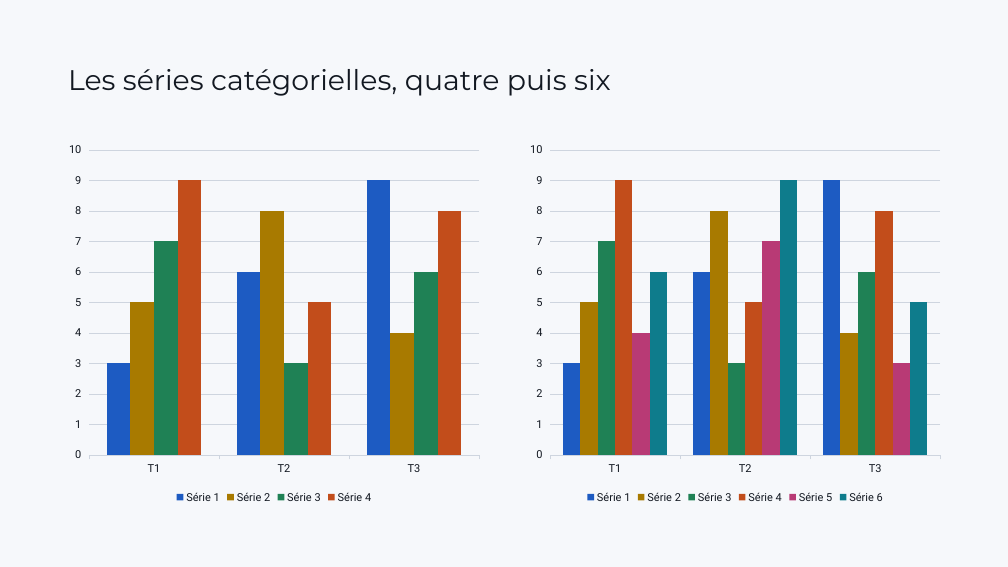
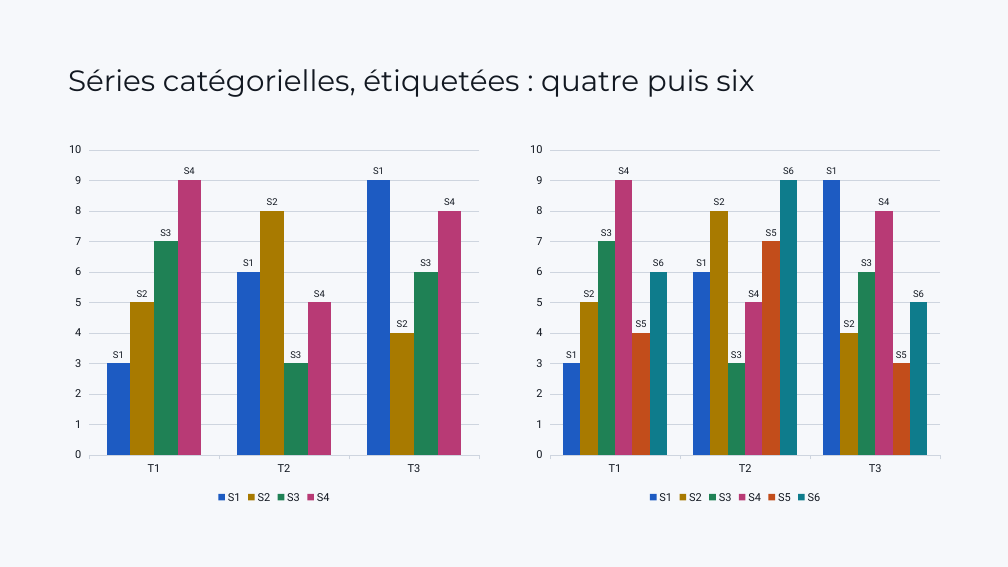
Before and after one commit to Aliquanto3/charte-generique, a slide deck: slide 3 of specimens/office/sortie/deck.pptx. Drawn at 1008x567 pixels with LibreOffice and Linux fonts; fonts in the diff are those of the drawing. Boxes give left, top, right and bottom in pixels: in the first picture for what was removed or moved away, otherwise in the second. Text is boxed around its words. In the diff, an @@ line names an element or a change of style, - is before the commit and + after.

```diff
--- a/specimens/office/sortie/deck.pptx
+++ b/specimens/office/sortie/deck.pptx
@@ title at (68, 69, 754, 97): text changed; size 27 to 28 pt @@
-Les séries catégorielles, quatre puis six
+Séries catégorielles, étiquetées : quatre puis six
@@ column chart at (60, 136, 488, 507) @@
-Série 1: 3, 6, 9
+S1: 3, 6, 9
@@ data labels of S1 added @@
-Série 2: 5, 8, 4
+S2: 5, 8, 4
@@ data labels of S2 added @@
-Série 3: 7, 3, 6
+S3: 7, 3, 6
@@ data labels of S3 added @@
-Série 4: 9, 5, 8
+S4: 9, 5, 8
@@ colour of S4 #C24D1B to #B83A75 @@
@@ data labels of S4 added @@
@@ column chart at (522, 136, 949, 507) @@
-Série 1: 3, 6, 9
+S1: 3, 6, 9
@@ data labels of S1 added @@
-Série 2: 5, 8, 4
+S2: 5, 8, 4
@@ data labels of S2 added @@
-Série 3: 7, 3, 6
+S3: 7, 3, 6
@@ data labels of S3 added @@
-Série 4: 9, 5, 8
+S4: 9, 5, 8
@@ colour of S4 #C24D1B to #B83A75 @@
@@ data labels of S4 added @@
-Série 5: 4, 7, 3
+S5: 4, 7, 3
@@ colour of S5 #B83A75 to #C24D1B @@
@@ data labels of S5 added @@
-Série 6: 6, 9, 5
+S6: 6, 9, 5
@@ data labels of S6 added @@
```
Also in this commit, not shown: 5 other slides changed, 42 other files.
